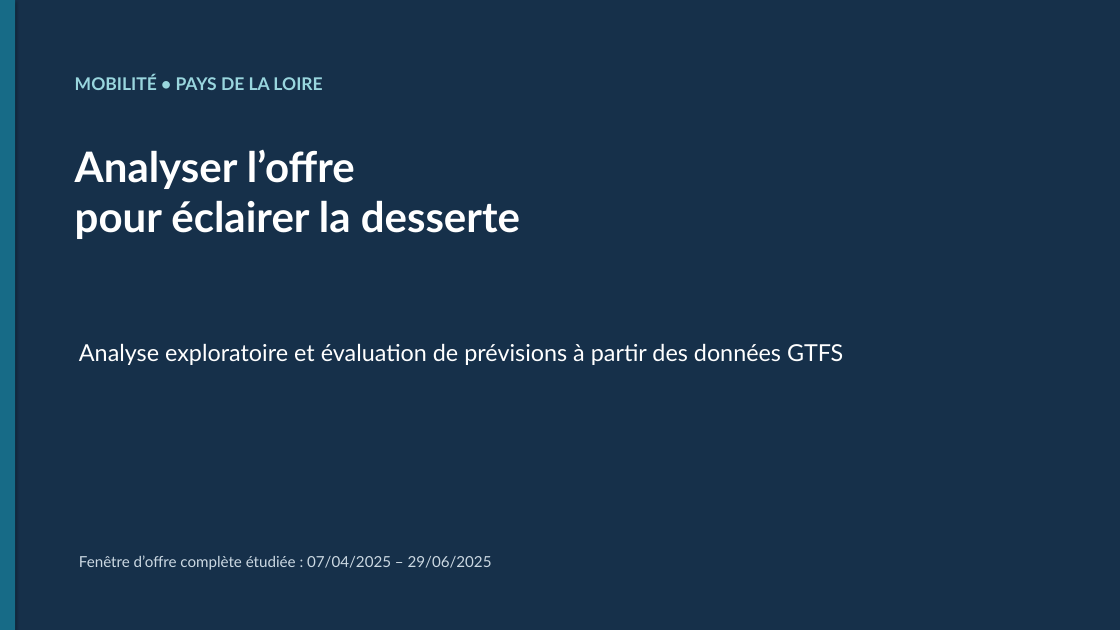
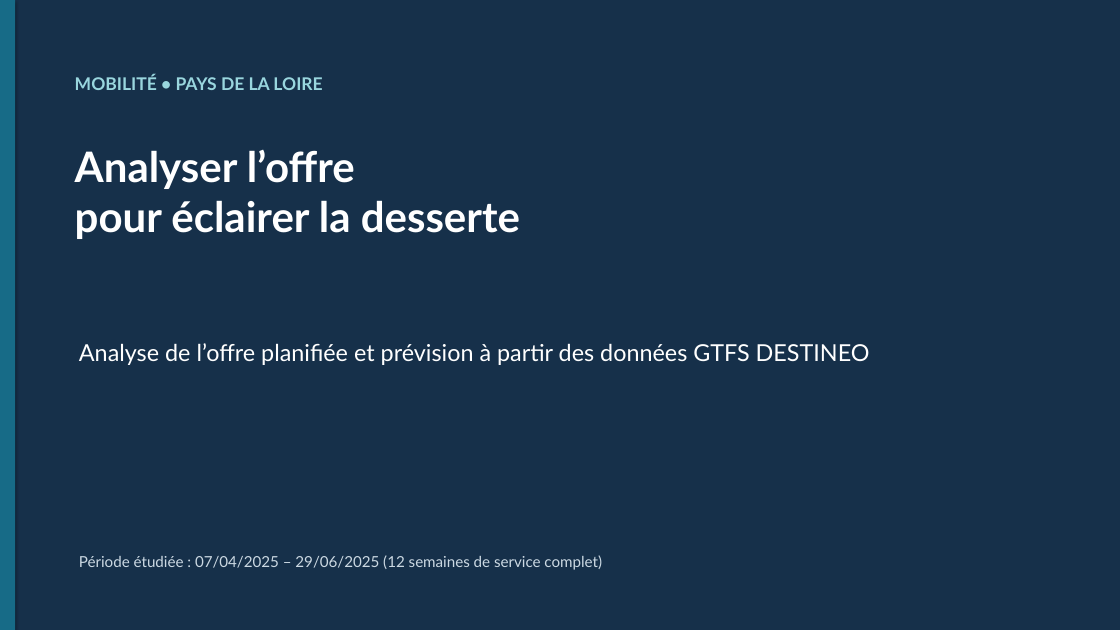
Before and after one commit to pat-pajero85/PROJET-FINAL-PATRICK, a slide deck: slide 1 of reports/presentation_analyse_mobilite.pptx. Drawn at 1120x630 pixels with LibreOffice and Linux fonts; fonts in the diff are those of the drawing. Boxes give left, top, right and bottom in pixels: in the first picture for what was removed or moved away, otherwise in the second. Text is boxed around its words. In the diff, an @@ line names an element or a change of style, - is before the commit and + after.

Commit message:
Présentation : profil horaire et type de jour recalculés sur la fenêtre valide
- profil_offre (étape 7) : départs par période horaire et type de jour sur
  les jours normaux de la fenêtre, grille complète (remplace H1/H2 de
  l'étape 4), figure etape7_profil_horaire.png et test
- generer_presentation.py lit uniquement etape7_offre_fenetre_valide.json :
  les diapositives H1/H2/H3 de l'étape 4 sont remplacées par le profil
  horaire ; audit, faible desserte, prévision vs réel et limites revus
- README et doc 09 complétés

```diff
--- a/reports/presentation_analyse_mobilite.pptx
+++ b/reports/presentation_analyse_mobilite.pptx
@@ text at box(79, 343, 870, 365): text changed @@
-Analyse exploratoire et évaluation de prévisions à partir des données GTFS
+Analyse de l’offre planifiée et prévision à partir des données GTFS DESTINEO
@@ text at box(79, 555, 602, 570): text changed @@
-Fenêtre d’offre complète étudiée : 07/04/2025 – 29/06/2025
+Période étudiée : 07/04/2025 – 29/06/2025 (12 semaines de service complet)
```
Also in this commit, not shown: 5 other slides changed, 3 slides added, 3 slides removed, 7 other files.
